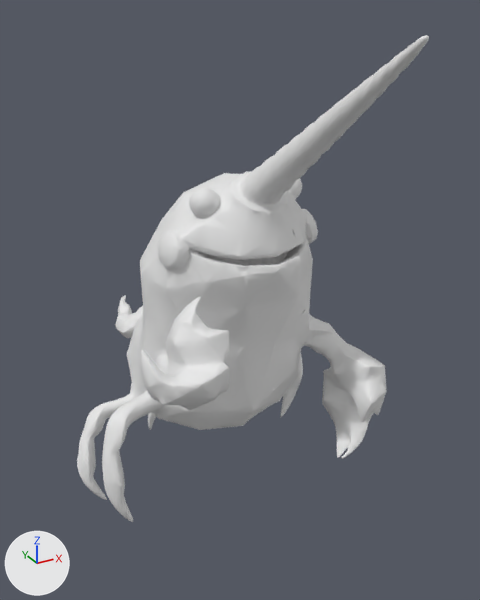
A saved change to the glTF model public/models/creatures/narwhal-crab-14595.glb.
One viewpoint serves both versions: a 50 mm lens placed at (-1.07, -2.19, 0.97), pointed at (0.08, -0.09, -0.08). Arrows for +X, +Y and +Z are at lower left; the lights stay in place. The older version comes first. Where no turn or scale is listed for an object, it has been applied to the vertices. Vertices at exactly the same position are counted once.
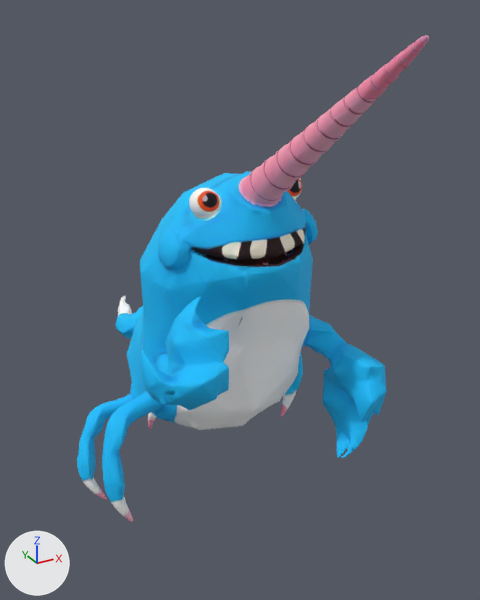
Where the newer file only moved an object's origin or applied its transform, the numbers keep the older frame.

The change, as a diff of the scene's bpy script:
```diff
--- a/public/models/creatures/narwhal-crab-14595.glb.py
+++ b/public/models/creatures/narwhal-crab-14595.glb.py
@@ img_image_0 @@
+img_image_0 = load_image('Image_0', '_unpacked/Image_0', 1024, 1024, 'sRGB')
@@ mat_material_0 @@
+mat_material_0 = principled_material('Material_0')
+mat_material_0.texture = img_image_0
+mat_material_0.roughness = 0.8
@@ me_mesh1_0 @@
 # used by ob_mesh1_0; location = (0.0, 0.0, 0.0)
-me_mesh1_0.from_pydata(...)  # 15362 vertices, 30734 faces; spans x -0.58..0.58, y -0.95..0.96, z -0.91..0.91
+me_mesh1_0.from_pydata(...)  # 15343 vertices, 30692 faces; spans x -0.58..0.58, y -0.95..0.96, z -0.91..0.91
+# me_mesh1_0 part 1: 30673 faces spanning x -0.58..0.58, y -0.95..0.96, z -0.91..0.91 switch from no material to mat_material_0 (picture img_image_0)
+# edits to the shape of me_mesh1_0 do not show in these pictures
```

Where the change shows, as pixel boxes (x1, y1, x2, y2) in the pictures (480 x 600 px):
part 1 of me_mesh1_0, recoloured (white to blue)
    both: (77, 35, 429, 522)
